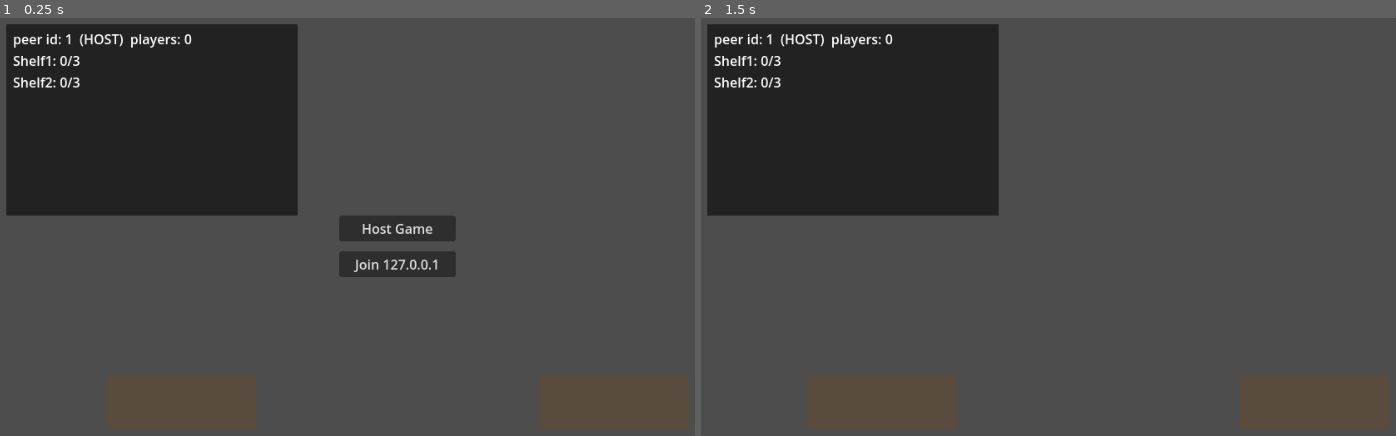
Above: before the commit, frames 1-2 (left to right).
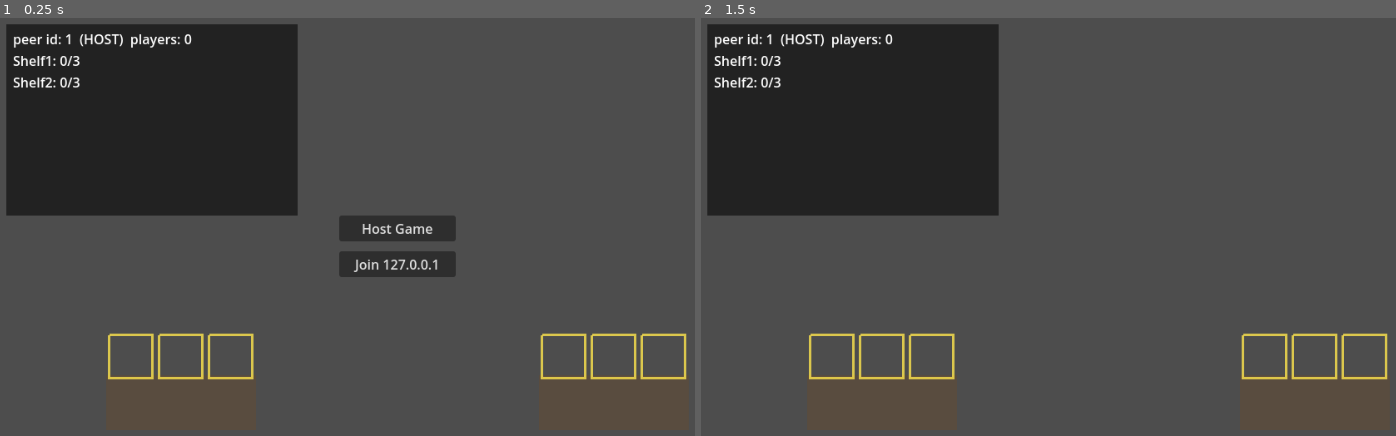
Above: after the commit, the same moments.

Repository: nlfelch1997/Shift-Work
Game: Godot game, scene res://Main.tscn
Same seed, same stepped clock (60 frames per second), same inputs: the game is played once before the commit and once after it.
Inputs:
- Up to frame 1 (0.25 s): no input
- Up to frame 2 (1.5 s): tap Enter (client_interact) at 0.5 s; hold Right (client_move_right) 0.53-1.25 s; tap F (host_throw) at 0.6 s; tap / (client_place, bound only after the commit) at 0.8 s; click "Host Game" at 1.25 s

The runs differ from the first frame. In frame 1, 1.1% of the frame differs, in the area x 15-99%, y 75-87%; in frame 2, 1.1%.

Commit message:
Add slot indicators, contextual placement prompt, and a dedicated place key
1. VISUAL SLOT INDICATORS — each slot now has a yellow outline box
   (Shelf.tscn's "Indicator" child, a Line2D) visible whenever that slot
   is empty, driven directly off the already-replicated `filled` array
   (Shelf.gd's new ungated _process, runs on every peer). Permanent
   reference, not contingent on carrying or proximity.

2. CONTEXTUAL "C" PROMPT — each slot also has a "Prompt" label (hidden by
   default). Player.gd's new _update_place_target(), human-only, computes
   the exact same predicted-drop-position formula Carryable.gd's own
   finalization uses (carrier position + CARRY_OFFSET rotated by facing)
   and asks each shelf (Shelf.gd's new placeable_slot_at()) whether that
   position actually lands in one of its empty slots. The prompt can never
   show a placement that wouldn't actually succeed, by construction — both
   sides use the identical formula.

3. SPLIT KEYS — "C" (host_place / client_place, new project.godot
   bindings) places, and only does anything when the prompt above is
   showing. "E" is UNCHANGED: still an unconditional pickup/drop toggle,
   working exactly as before whether or not a slot is nearby. Throw (F)
   untouched.

   DECISION (flagged, not silent): E keeps handling plain drop rather than
   losing that ability outside a slot. Reasoning in _try_interact()'s
   comment — E stays the always-available "let go of what I'm holding"
   action; C is purely additive, a second, more deliberate action that
   only ever does anything when it's guaranteed to succeed. If playtesting
   finds E's unconditional drop near a slot confusing alongside C, that's
   flagged as the next thing to reconsider, not decided now.

Verified with a dedicated input-simulation test (Input.action_press on the
real "host_interact"/"host_place" actions, not just calling functions
directly) exercising the full pipeline end to end: pickup via E, prompt
correctly showing only in valid range, C doing nothing when out of range,
C successfully placing when in range (item landed exactly on the slot),
and the indicator/prompt correctly flipping to reflect the new filled
state afterward. Also re-ran the existing solo-stocker and two-process
host+client regression tests (bots don't use C, but share the same
Shelf.gd/Carryable.gd/Player.gd code paths) — clean, no errors.

Co-Authored-By: Claude Sonnet 5 <noreply@anthropic.com>
Claude-Session: https://claude.ai/code/session_011zgM6sebtZRa8XmkNKu2oV

Diff:
--- a/physics-sync-test/Player.gd
+++ b/physics-sync-test/Player.gd
@@ -59,6 +59,12 @@
 var facing_angle := 0.0
 var _bot_interact_cooldown := 0.0
 var _bot_carry_timer := 0.0
+## Local-only (never replicated — this is per-viewer UI, not shared game
+## state, same reasoning as the "C" prompt it drives): which slot, if any,
+## carrying-and-aiming would currently place into. Recomputed every tick
+## for the human-controlled local player only; bots don't use it, they
+## still call try_drop()/try_throw() directly exactly as before.
+var _place_target_slot: Marker2D = null
 
 func _ready() -> void:
 	add_to_group("player") # so Carryable.gd can find whoever is carrying its object
@@ -102,6 +108,7 @@
 	var dir := Vector2.ZERO
 	var interact_pressed := false
 	var throw_pressed := false
+	var place_pressed := false
 	if bot_mode:
 		dir = _bot_input(delta)
 		_bot_maybe_interact(delta)
@@ -113,18 +120,24 @@
 		dir = Input.get_vector("host_move_left", "host_move_right", "host_move_up", "host_move_down")
 		interact_pressed = Input.is_action_just_pressed("host_interact")
 		throw_pressed = Input.is_action_just_pressed("host_throw")
+		place_pressed = Input.is_action_just_pressed("host_place")
 	else:
 		dir = Input.get_vector("client_move_left", "client_move_right", "client_move_up", "client_move_down")
 		interact_pressed = Input.is_action_just_pressed("client_interact")
 		throw_pressed = Input.is_action_just_pressed("client_throw")
+		place_pressed = Input.is_action_just_pressed("client_place")
 	if dir.length() > 0.1:
 		_last_move_dir = dir.normalized()
 		facing_angle = _last_move_dir.angle()
 		$Polygon2D.rotation = facing_angle
+	if not bot_mode:
+		_update_place_target()
 	if throw_pressed:
 		_try_throw()
 	elif interact_pressed:
 		_try_interact()
+	if place_pressed:
+		_try_place()
 	velocity = dir * SPEED
 	move_and_slide()
 	_push_rigid_bodies(delta)
@@ -386,12 +399,28 @@
 			return occupant
 	return _find_nearest_free_carryable()
 
-## Drop/pickup toggle. A "contest" bot always acts on its assigned
-## _target_obj; every other case (manual play, and the "stocker"/
-## "interferer" bot roles, which pick a fresh target each cycle rather than
-## a fixed one) acts on whatever's already carried, or else the nearest
-## free object in range — since a human player wants to interact with
-## whatever's actually nearby, not a scripted assignment.
+## Drop/pickup toggle, bound to "E" — DECIDED, not guessed: E keeps this
+## exact unconditional behavior (pick up if empty-handed, else drop right
+## here, no slot check) whether or not a shelf is nearby, unchanged from
+## before "C" existed. "C" (_try_place, below) is purely additive: a second,
+## more deliberate action that only ever does anything when the on-screen
+## prompt says it will succeed. Reasoning: E remains the always-available
+## "let go of what I'm holding" escape hatch (put something down without
+## committing to a shelf, or without throwing it), while C becomes the
+## confident, prompted way to place precisely — splitting the KEYS without
+## removing any existing behavior seemed better than making plain drop
+## impossible outside a slot, which would leave no way to just set
+## something down. If playtesting says E dropping near a slot (and
+## incidentally landing inside CAPTURE_RADIUS, same as it always could) is
+## confusing alongside C, that's the next thing to reconsider — flagging
+## rather than deciding it silently.
+##
+## A "contest" bot always acts on its assigned _target_obj; every other
+## case (manual play, and the "stocker"/"interferer" bot roles, which pick
+## a fresh target each cycle rather than a fixed one) acts on whatever's
+## already carried, or else the nearest free object in range — since a
+## human player wants to interact with whatever's actually nearby, not a
+## scripted assignment.
 func _try_interact() -> void:
 	var my_id := multiplayer.get_unique_id()
 	if bot_mode and bot_role == "contest":
@@ -428,6 +457,46 @@
 	var c: Node = obj.get_node("Carryable")
 	if c.carrier_id == my_id:
 		c.try_throw(my_id, _last_move_dir)
+
+## Human-only (see the "not bot_mode" guard where this is called): recomputes
+## every physics tick whether placing right now would land in an empty
+## slot, and shows/hides that slot's "C" prompt (see Shelf.tscn) to match.
+## Uses the EXACT same formula Carryable.gd's drop/throw finalization uses
+## — carrier position + CARRY_OFFSET rotated by facing — so "the prompt is
+## showing" and "placing will succeed" can never disagree with each other.
+func _update_place_target() -> void:
+	var my_id := multiplayer.get_unique_id()
+	var carried := _find_carried_object(my_id)
+	var new_target: Marker2D = null
+	if carried:
+		var predicted := global_position + CarryableScript.CARRY_OFFSET.rotated(facing_angle)
+		for shelf_body in get_tree().get_nodes_in_group("shelf"):
+			var shelf: Node = shelf_body.get_node("Shelf")
+			var slot: Marker2D = shelf.placeable_slot_at(predicted)
+			if slot:
+				new_target = slot
+				break
+	if new_target != _place_target_slot:
+		if _place_target_slot:
+			_place_target_slot.get_node("Prompt").visible = false
+		if new_target:
+			new_target.get_node("Prompt").visible = true
+		_place_target_slot = new_target
+
+## Bound to "C" — only does anything when _update_place_target() found a
+## valid slot this tick (i.e. the prompt is actually showing). Calls the
+## same try_drop() as E; the only difference is WHEN each key does
+## something, not what happens once it does — see the design-decision
+## comment on _try_interact().
+func _try_place() -> void:
+	if _place_target_slot == null:
+		return
+	var my_id := multiplayer.get_unique_id()
+	var carried := _find_carried_object(my_id)
+	if carried:
+		var c: Node = carried.get_node("Carryable")
+		if c.carrier_id == my_id:
+			c.try_drop(my_id)
 
 func _find_carried_object(my_id: int) -> Node2D:
 	for obj in get_tree().get_nodes_in_group("carryable"):
--- a/physics-sync-test/Shelf.gd
+++ b/physics-sync-test/Shelf.gd
@@ -92,6 +92,21 @@
 		else:
 			_settle_check_empty(i, delta)
 
+## Runs on EVERY peer (no authority check) — purely visual, driven off the
+## already-replicated `filled` array, same split as the rest of this file:
+## authority computes, everyone just displays. Each slot's "Indicator" child
+## (see Shelf.tscn) is the empty-slot outline box; visible exactly when
+## that slot isn't filled, regardless of whether anyone's currently near it
+## or carrying anything — a permanent "stock goes here" reference, not a
+## contextual prompt (that's the separate "Prompt" child, driven per-peer
+## from Player.gd instead, since it depends on which player is carrying
+## what, not on shared shelf state).
+func _process(_delta: float) -> void:
+	if not Net.is_active():
+		return
+	for i in slots.size():
+		slots[i].get_node("Indicator").visible = not filled[i]
+
 ## An occupied slot's item is un-placed the instant it's picked back up,
 ## drifts out past LEAVE_RADIUS, or gets knocked hard enough — no grace
 ## period on the way OUT (only settling IN is debounced), so a knockdown
@@ -165,3 +180,22 @@
 			best_dist = d
 			best_pos = slots[i].global_position
 	return best_pos
+
+## Used by the local player's "C" placement prompt/key (see Player.gd) to
+## find which of THIS shelf's empty slots (if any) a given predicted drop
+## position — carrier position + the rotated carry offset, i.e. "where the
+## item would land if dropped right now" — actually lands inside. Distinct
+## from nearest_empty_slot_position(): that one always returns the closest
+## slot regardless of distance (for bots walking toward one); this one
+## returns null unless the position is ACTUALLY within CAPTURE_RADIUS,
+## matching the real placement condition exactly — the prompt should show
+## if and only if pressing place right now would actually succeed. Safe to
+## call from any peer: read-only, uses only the already-replicated `filled`
+## array and static slot positions.
+func placeable_slot_at(predicted_pos: Vector2) -> Marker2D:
+	for i in slots.size():
+		if filled[i]:
+			continue
+		if predicted_pos.distance_to(slots[i].global_position) <= CAPTURE_RADIUS:
+			return slots[i]
+	return null
--- a/physics-sync-test/Shelf.tscn
+++ b/physics-sync-test/Shelf.tscn
@@ -18,11 +18,62 @@
 [node name="Slot1" type="Marker2D" parent="."]
 position = Vector2(-60, -70)
 
+[node name="Indicator" type="Line2D" parent="Slot1"]
+points = PackedVector2Array(-26, -26, 26, -26, 26, 26, -26, 26, -26, -26)
+width = 3.0
+default_color = Color(1, 0.9, 0.3, 0.8)
+
+[node name="Prompt" type="Label" parent="Slot1"]
+visible = false
+offset_left = -20.0
+offset_top = -42.0
+offset_right = 20.0
+offset_bottom = -16.0
+theme_override_font_sizes/font_size = 24
+theme_override_colors/font_color = Color(1, 1, 0.3, 1)
+horizontal_alignment = 1
+vertical_alignment = 1
+text = "C"
+
 [node name="Slot2" type="Marker2D" parent="."]
 position = Vector2(0, -70)
+
+[node name="Indicator" type="Line2D" parent="Slot2"]
+points = PackedVector2Array(-26, -26, 26, -26, 26, 26, -26, 26, -26, -26)
+width = 3.0
+default_color = Color(1, 0.9, 0.3, 0.8)
+
+[node name="Prompt" type="Label" parent="Slot2"]
+visible = false
+offset_left = -20.0
+offset_top = -42.0
+offset_right = 20.0
+offset_bottom = -16.0
+theme_override_font_sizes/font_size = 24
+theme_override_colors/font_color = Color(1, 1, 0.3, 1)
+horizontal_alignment = 1
+vertical_alignment = 1
+text = "C"
 
 [node name="Slot3" type="Marker2D" parent="."]
 position = Vector2(60, -70)
 
+[node name="Indicator" type="Line2D" parent="Slot3"]
+points = PackedVector2Array(-26, -26, 26, -26, 26, 26, -26, 26, -26, -26)
+width = 3.0
+default_color = Color(1, 0.9, 0.3, 0.8)
+
+[node name="Prompt" type="Label" parent="Slot3"]
+visible = false
+offset_left = -20.0
+offset_top = -42.0
+offset_right = 20.0
+offset_bottom = -16.0
+theme_override_font_sizes/font_size = 24
+theme_override_colors/font_color = Color(1, 1, 0.3, 1)
+horizontal_alignment = 1
+vertical_alignment = 1
+text = "C"
+
 [node name="Shelf" type="Node" parent="."]
 script = ExtResource("1")
--- a/physics-sync-test/project.godot
+++ b/physics-sync-test/project.godot
@@ -94,6 +94,24 @@
 ]
 }
 
+; C — place-into-slot for the HOST's own player (right next to E/F). Only
+; does anything when the on-screen "C" prompt is showing (carrying + a
+; valid empty slot in range) — E still does a normal, unconditional
+; pickup/drop exactly as before, this is purely additive.
+host_place={
+"deadzone": 0.2,
+"events": [Object(InputEventKey,"resource_local_to_scene":false,"resource_name":"","device":-1,"window_id":0,"alt_pressed":false,"shift_pressed":false,"ctrl_pressed":false,"meta_pressed":false,"pressed":false,"keycode":0,"physical_keycode":67,"key_label":0,"unicode":0,"location":0,"echo":false,"script":null)
+]
+}
+
+; Slash — place-into-slot for the CLIENT's own player (right next to Period,
+; mirroring host_place's position next to host_throw).
+client_place={
+"deadzone": 0.2,
+"events": [Object(InputEventKey,"resource_local_to_scene":false,"resource_name":"","device":-1,"window_id":0,"alt_pressed":false,"shift_pressed":false,"ctrl_pressed":false,"meta_pressed":false,"pressed":false,"keycode":0,"physical_keycode":47,"key_label":0,"unicode":0,"location":0,"echo":false,"script":null)
+]
+}
+
 [physics]
 
 common/physics_ticks_per_second=60
